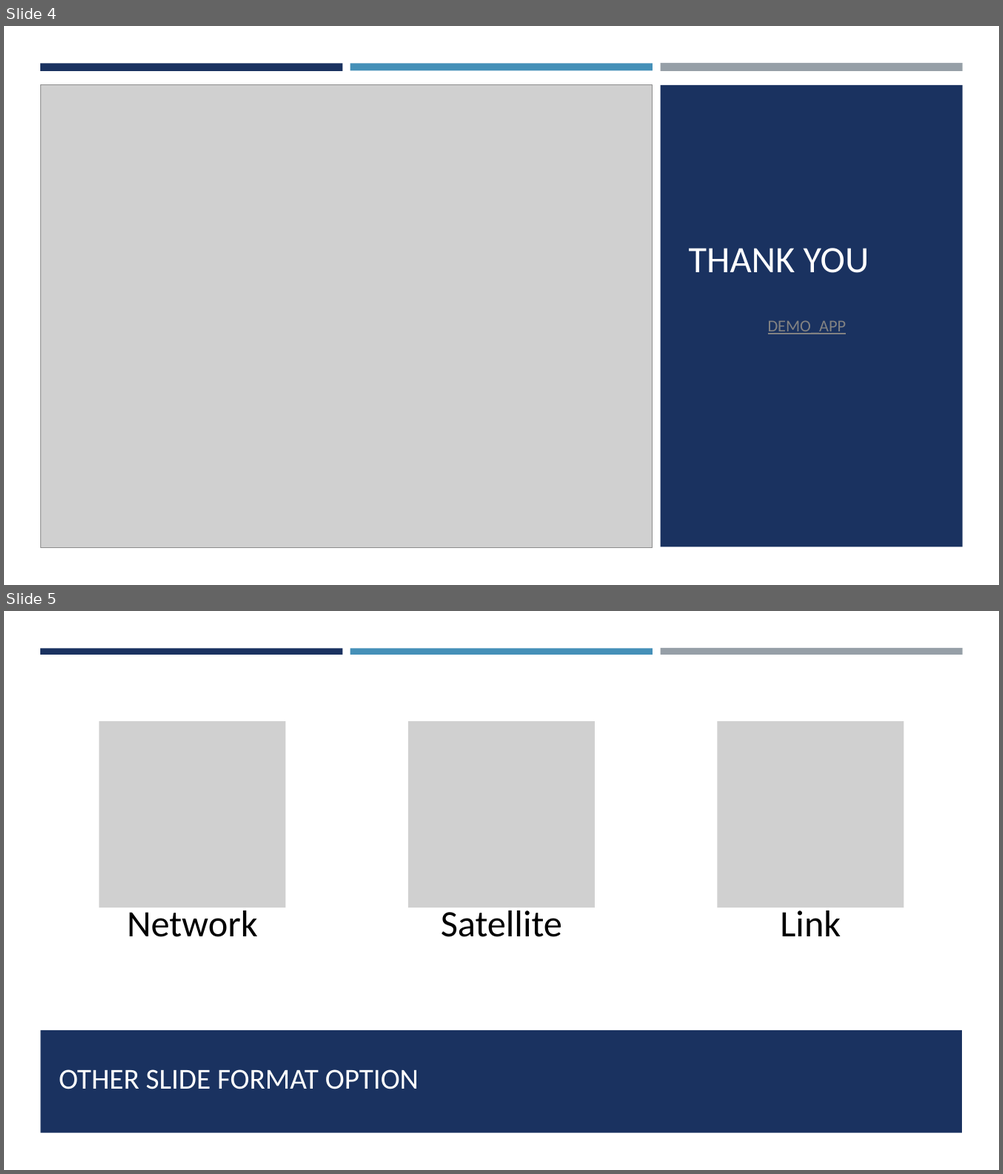
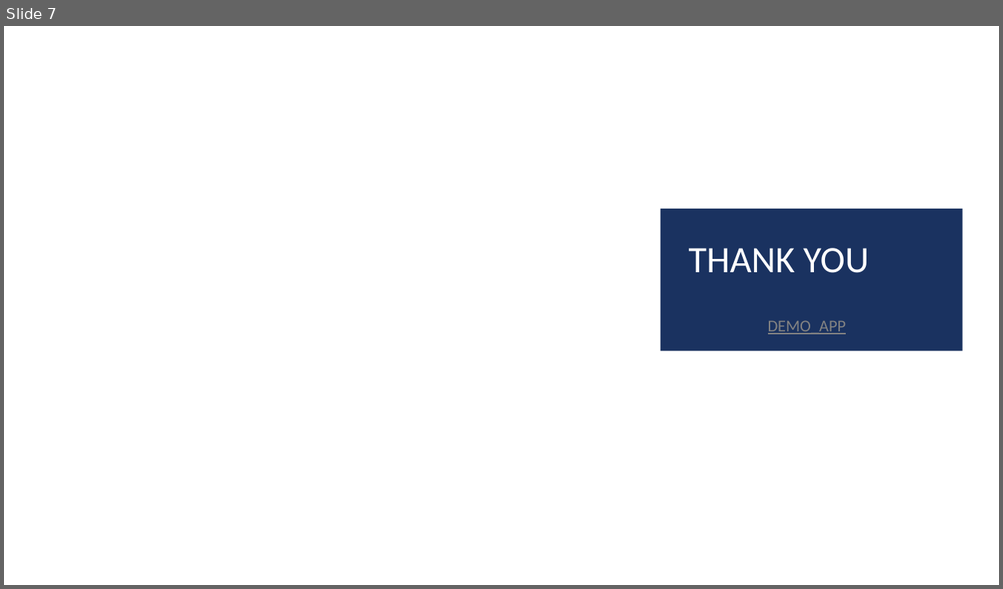
Before and after one commit to nvhabib91/song_analyzer, a slide deck: Song_Analysis.pptx. Shown one above the other, each under a label of ours: slides 4 and 5 before the commit, slide 7 after it. The pictures are 1003x1174 and 1003x589 pixels, drawn with LibreOffice and Linux fonts; fonts in the diff are those of the drawing; grey boxes stand for pictures; background and template pictures are left out. Boxes give left, top, right and bottom in pixels: in the first picture for what was removed or moved away, otherwise in the second. Text is boxed around its words. In the diff, an @@ line names an element or a change of style, - is before the commit and + after.

```diff
--- a/Song_Analysis.pptx
+++ b/Song_Analysis.pptx
@@ slide 5 removed at <box>4,611,999,1170</box>, background #FFFFFF @@
@@ rectangle removed at <box>4,655,999,1170</box> @@
@@ rectangle removed at <box>40,648,343,655</box> @@
@@ rectangle removed at <box>350,648,652,655</box> @@
@@ rectangle removed at <box>660,648,962,657</box> @@
@@ group removed at <box>99,721,904,937</box>: 3 pictures, 3 texts @@
-Network
-Satellite
-Link
@@ rectangle removed at <box>40,1031,962,1133</box> @@
@@ title removed at <box>59,1070,418,1090</box> @@
-OTHER SLIDE FORMAT OPTION
@@ what was slide 4 is now slide 7 @@
@@ slide 7 changed as well @@
@@ rectangle removed at <box>40,63,343,70</box> @@
@@ rectangle removed at <box>350,63,652,70</box> @@
@@ rectangle removed at <box>660,63,962,72</box> @@
@@ picture removed at <box>40,85,652,548</box> @@
@@ rectangle: place and size @@
-rectangle at <box>660,85,962,548</box>
+rectangle at <box>660,209,962,352</box>
```
Also in this commit, not shown: 2 other slides changed, 4 slides added, 2 other slides removed.
